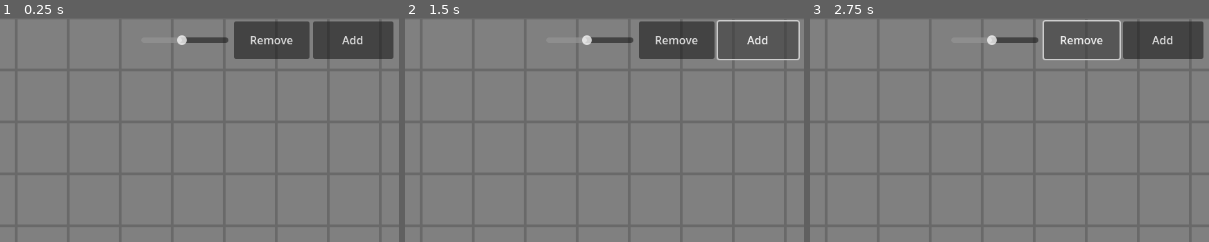
Above: before the commit, frames 1-3 (left to right).
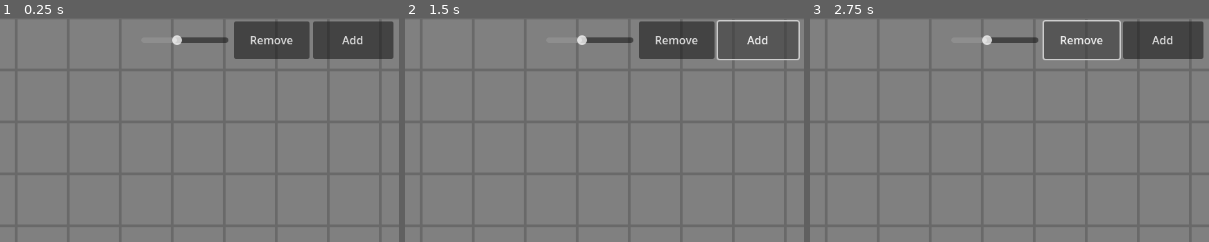
Above: after the commit, the same moments.

Repository: NiahSSBM/Godot-Curves
Game: Godot game, scene res://scenes/main.tscn
Same seed, same stepped clock (60 frames per second), same inputs: the game is played once before the commit and once after it.
Inputs:
- Up to frame 1 (0.25 s): no input
- Up to frame 2 (1.5 s): click "Remove" at 0.5 s; click "Add" at 1.25 s
- Up to frame 3 (2.75 s): click "Remove" at 2 s
The pictures show only the part of the screen within x 50-100%, y 0-50%; the shares and areas given below are measured in that part.

The runs differ from the first frame. In frame 1, 0.1% of the frame differs, in the area x 43-47%, y 7-13%; in frame 2, 0.1%; in frame 3, 0.1%.

Commit message:
scaling applies to point collision, labels, and grid now

Diff:
--- a/scenes/main.tscn
+++ b/scenes/main.tscn
@@ -46,13 +46,17 @@
 offset_right = -66.345
 offset_bottom = 59.0
 tooltip_text = "Grid Size"
-min_value = 10.0
+min_value = 25.0
 max_value = 150.0
 value = 75.0
 
 [node name="Grid" type="Node" parent="."]
 script = ExtResource("4_jyhfs")
 
+[node name="Label" type="Label" parent="."]
+offset_right = 40.0
+offset_bottom = 23.0
+
 [connection signal="ready" from="." to="UI" method="_on_main_ready"]
 [connection signal="ready" from="." to="Grid" method="_on_main_ready"]
 [connection signal="pressed" from="UI/removePointButton" to="." method="remove_point"]
--- a/scripts/grid.gd
+++ b/scripts/grid.gd
@@ -1,7 +1,7 @@
 extends Node
 
-var grid_spacing: float = 75
-var line_width
+var grid_spacing: float
+var line_width: float
 var color = Color.DIM_GRAY
 
 var slider: HSlider
@@ -42,5 +42,6 @@
 
 func _on_main_ready():
 	line_width = ceil(4 * Globals.global_scale)
+	grid_spacing = ceil(75 * Globals.global_scale)
 
 	update_grid()
--- a/scripts/point.gd
+++ b/scripts/point.gd
@@ -3,12 +3,20 @@
 var is_grabbed: bool = false
 var circle_radius: float = ceil(10 * Globals.global_scale)
 var point_color: Color
+var label: Label
 
 func _ready():
 	if name == "point":
 		point_color = Globals.red_color
 	else:
 		point_color = Globals.black_color
+
+	label = get_node("Label")
+	label.scale *= Globals.global_scale
+	label.position *= Globals.global_scale
+	label.z_index = 10
+
+	get_node("./Area2D/CollisionShape2D").scale *= Globals.global_scale
 
 	randomize_spawn()
 
@@ -20,9 +28,7 @@
 	position.y = randi_range(get_viewport().size.y * 0.1, get_viewport().size.y * 0.9)
 
 func update_point():
-	var label: Label = get_node("Label")
 	label.text = name + " " + str(get_parent().point_number)
-	label.z_index = 10
 
 	if (name == "in" and get_parent().point_number == 1) or (name == "out" and get_parent().point_number == Globals.total_points):
 		queue_free()
Not shown, changed: export/index.html
Not shown, changed: export/index.pck
